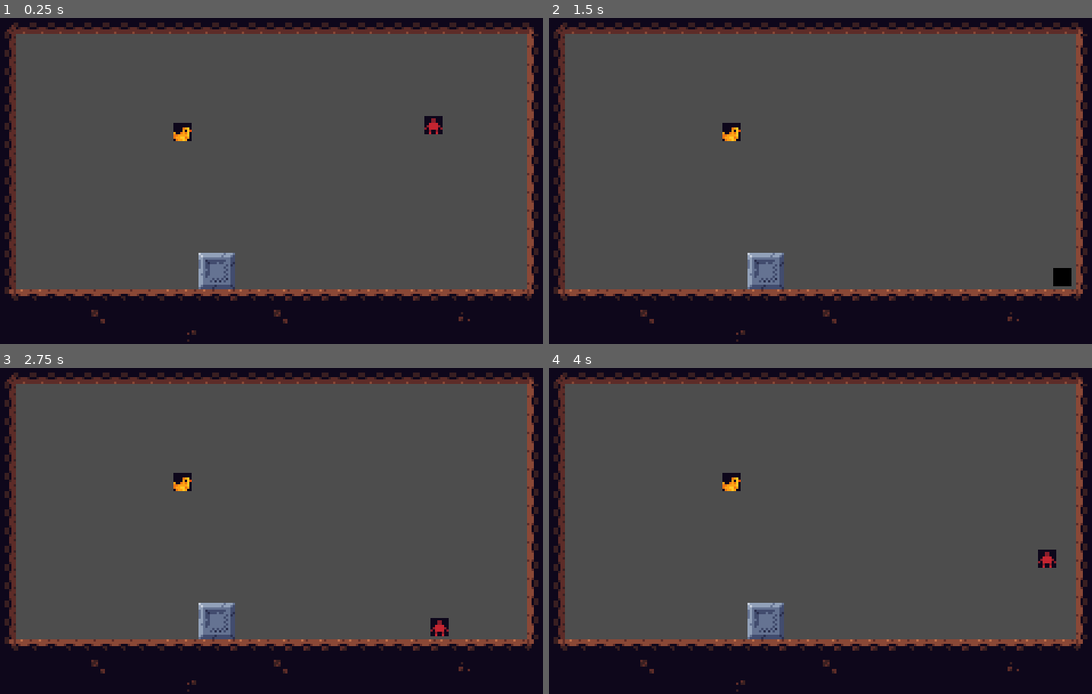
Above: before the commit, frames 1-4 (two rows, left to right).
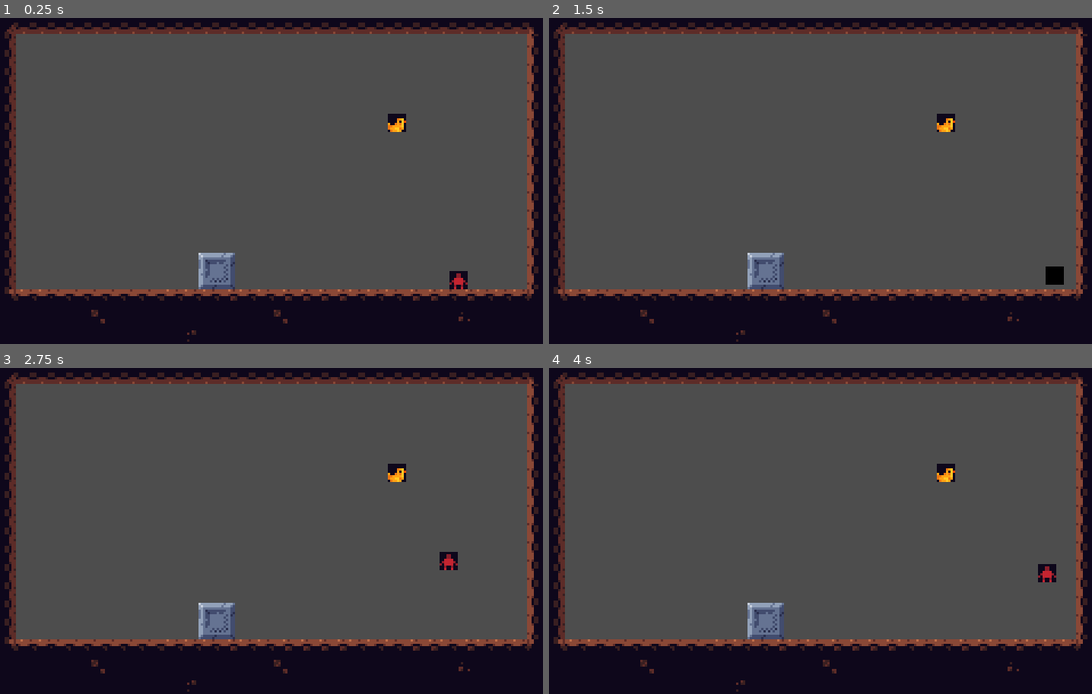
Above: after the commit, the same moments.

Repository: ReusableChopsticks/Platformer2024
Game: Godot game, scene res://scenes/levels/level_2.tscn
Two runs of this game, one before a commit and one after it. Both use one fixed random seed, a clock stepped at 60 frames per second and the inputs below. This scene is started directly instead of the project's main scene.
Inputs:
- Up to frame 1 (0.25 s): no input
- Up to frame 2 (1.5 s): tap Enter at 0.5 s; hold Up (jump) 0.53-1.28 s; hold Right (right) from 0.53 s (still down); tap Z (dash) at 1.35 s
- Up to frame 3 (2.75 s): tap Up (jump) at 1.52, 1.55, 1.82 s; release Right (right) at 2.03 s; hold Left (left) from 2.03 s (still down); hold Up (jump) from 2.03 s (still down)
- Up to frame 4 (4 s): release Left (left) at 2.78 s; release Up (jump) at 2.78 s; hold Right (right) from 2.78 s (still down); tap Z (dash) at 2.85 s; tap Up (jump) at 3.02, 3.05, 3.32 s; hold Up (jump) from 3.53 s (still down)

The runs differ from the first frame. In frame 1, 0.8% of the frame differs, in the area x 31-87%, y 29-84%; in frame 2, 0.6%; in frame 3, 0.8%; in frame 4, 0.7%.

Commit message:
controller controls configured
note to self: if things act weird, then it is probably steam doing middleware mystery to controller inputs

Diff:
--- a/project.godot
+++ b/project.godot
@@ -23,7 +23,8 @@
 
 window/size/viewport_width=256
 window/size/viewport_height=144
-window/size/mode=2
+window/size/window_width_override=1600
+window/size/window_height_override=900
 window/stretch/mode="canvas_items"
 window/stretch/scale_mode="integer"
 
@@ -33,35 +34,35 @@
 
 [input]
 
+jump={
+"deadzone": 0.5,
+"events": [Object(InputEventKey,"resource_local_to_scene":false,"resource_name":"","device":-1,"window_id":0,"alt_pressed":false,"shift_pressed":false,"ctrl_pressed":false,"meta_pressed":false,"pressed":false,"keycode":0,"physical_keycode":4194320,"key_label":0,"unicode":0,"echo":false,"script":null)
+, Object(InputEventKey,"resource_local_to_scene":false,"resource_name":"","device":-1,"window_id":0,"alt_pressed":false,"shift_pressed":false,"ctrl_pressed":false,"meta_pressed":false,"pressed":false,"keycode":0,"physical_keycode":32,"key_label":0,"unicode":32,"echo":false,"script":null)
+, Object(InputEventJoypadButton,"resource_local_to_scene":false,"resource_name":"","device":-1,"button_index":0,"pressure":0.0,"pressed":true,"script":null)
+]
+}
 left={
 "deadzone": 0.5,
-"events": [Object(InputEventKey,"resource_local_to_scene":fa …(140 unchanged characters)… d":false,"keycode":0,"physical_keycode":65,"key_label":0,"unicode":97,"echo":false,"script":null)
-, Object(InputEventKey,"resource_local_to_scene":false,"resource_name":"","device":-1,"window_id":0,"alt_pressed":false,"shift_pressed":false,"ctrl_pressed":false,"meta_pressed":false,"pressed":false,"keycode":0,"physical_keycode":4194319,"key_label":0,"unicode":0,"echo":false,"script":null)
+"events": [Object(InputEventKey,"resource_local_to_scene":fa …(140 unchanged characters)… d":false,"keycode":0,"physical_keycode":4194319,"key_label":0,"unicode":0,"echo":false,"script":null)
+, Object(InputEventJoypadMotion,"resource_local_to_scene":false,"resource_name":"","device":-1,"axis":0,"axis_value":-1.0,"script":null)
 ]
 }
 right={
 "deadzone": 0.5,
 "events": [Object(InputEventKey,"resource_local_to_scene":false,"resource_name":"","device":-1,"window_id":0,"alt_press …(182 unchanged characters)…
-, Object(InputEventKey,"resource_local_to_scene":false,"resource_name":"","device":-1,"window_id":0,"alt_pressed":false,"shift_pressed":false,"ctrl_pressed":false,"meta_pressed":false,"pressed":false,"keycode":0,"physical_keycode":68,"key_label":0,"unicode":100,"echo":false,"script":null)
+, Object(InputEventJoypadMotion,"resource_local_to_scene":false,"resource_name":"","device":-1,"axis":0,"axis_value":1.0,"script":null)
 ]
 }
 down={
 "deadzone": 0.5,
-"events": [Object(InputEventKey,"resource_local_to_scene":fa …(140 unchanged characters)… d":false,"keycode":0,"physical_keycode":83,"key_label":0,"unicode":115,"echo":false,"script":null)
-, Object(InputEventKey,"resource_local_to_scene":false,"resource_name":"","device":-1,"window_id":0,"alt_pressed":false,"shift_pressed":false,"ctrl_pressed":false,"meta_pressed":false,"pressed":false,"keycode":0,"physical_keycode":4194322,"key_label":0,"unicode":0,"echo":false,"script":null)
-]
-}
-jump={
-"deadzone": 0.5,
-"events": [Object(InputEventKey,"resource_local_to_scene":false,"resource_name":"","device":-1,"window_id":0,"alt_pressed":false,"shift_pressed":false,"ctrl_pressed":false,"meta_pressed":false,"pressed":false,"keycode":0,"physical_keycode":32,"key_label":0,"unicode":32,"echo":false,"script":null)
-, Object(InputEventKey,"resource_local_to_scene":false,"resource_name":"","device":-1,"window_id":0,"alt_pressed":false,"shift_pressed":false,"ctrl_pressed":false,"meta_pressed":false,"pressed":false,"keycode":0,"physical_keycode":4194320,"key_label":0,"unicode":0,"echo":false,"script":null)
-, Object(InputEventKey,"resource_local_to_scene":false,"resource_name":"","device":-1,"window_id":0,"alt_pressed":false,"shift_pressed":false,"ctrl_pressed":false,"meta_pressed":false,"pressed":false,"keycode":0,"physical_keycode":87,"key_label":0,"unicode":119,"echo":false,"script":null)
+"events": [Object(InputEventKey,"resource_local_to_scene":fa …(140 unchanged characters)… d":false,"keycode":0,"physical_keycode":4194322,"key_label":0,"unicode":0,"echo":false,"script":null)
+, Object(InputEventJoypadMotion,"resource_local_to_scene":false,"resource_name":"","device":-1,"axis":1,"axis_value":1.0,"script":null)
 ]
 }
 dash={
 "deadzone": 0.5,
 "events": [Object(InputEventKey,"resource_local_to_scene":false,"resource_name":"","device":-1,"window_id":0,"alt_pressed":false,"shift_pressed":false,"ctrl_pressed":false,"meta_pressed":false,"pressed":false,"keycode":0,"physical_keycode":90,"key_label":0,"unicode":122,"echo":false,"script":null)
-, Object(InputEventKey,"resource_local_to_scene":false,"resource_name":"","device":-1,"window_id":0,"alt_pressed":false,"shift_pressed":false,"ctrl_pressed":false,"meta_pressed":false,"pressed":false,"keycode":0,"physical_keycode":4194325,"key_label":0,"unicode":0,"echo":false,"script":null)
+, Object(InputEventJoypadButton,"resource_local_to_scene":false,"resource_name":"","device":-1,"button_index":10,"pressure":0.0,"pressed":true,"script":null)
 ]
 }
 
--- a/scenes/levels/level_2.tscn
+++ b/scenes/levels/level_2.tscn
@@ -3,3 +3,9 @@
 [ext_resource type="PackedScene" uid="uid://bqmxrctqjmthf" path="res://scenes/levels/level.tscn" id="1_oks40"]
 
 [node name="Level_2" instance=ExtResource("1_oks40")]
+
+[node name="Goal" parent="." index="0"]
+position = Vector2(55, -25)
+
+[node name="Player" parent="." index="1"]
+position = Vector2(82, 36)
--- a/scenes/player/player.gd
+++ b/scenes/player/player.gd
@@ -140,3 +140,5 @@
 	#else:
 		#$Sprite2D.modulate = Color.WHITE
 	#print(move_speed)
+	print(Input.get_axis("left", "right"))
+	#print(Input.is_action_pressed("jump"))
